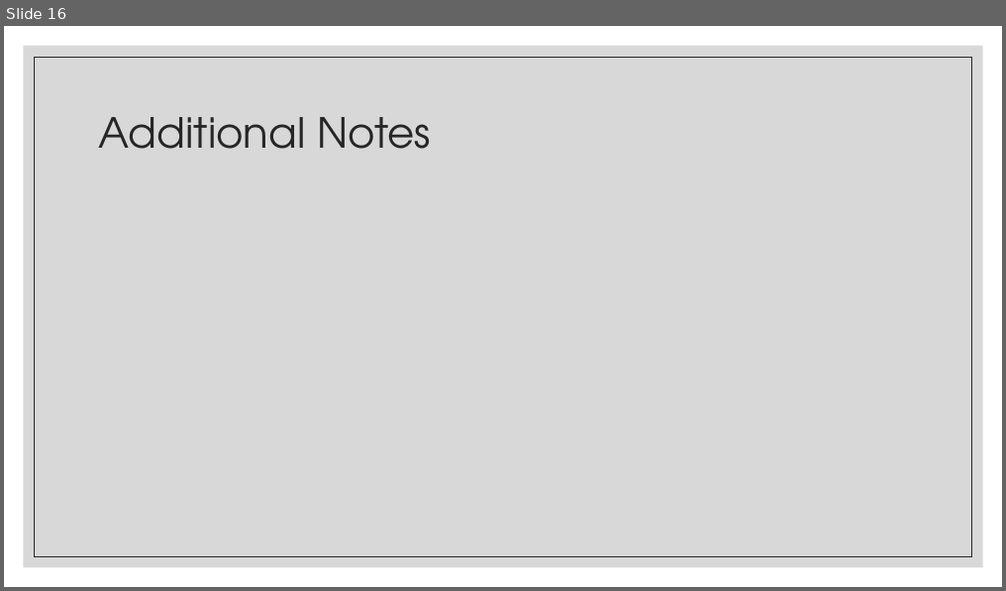
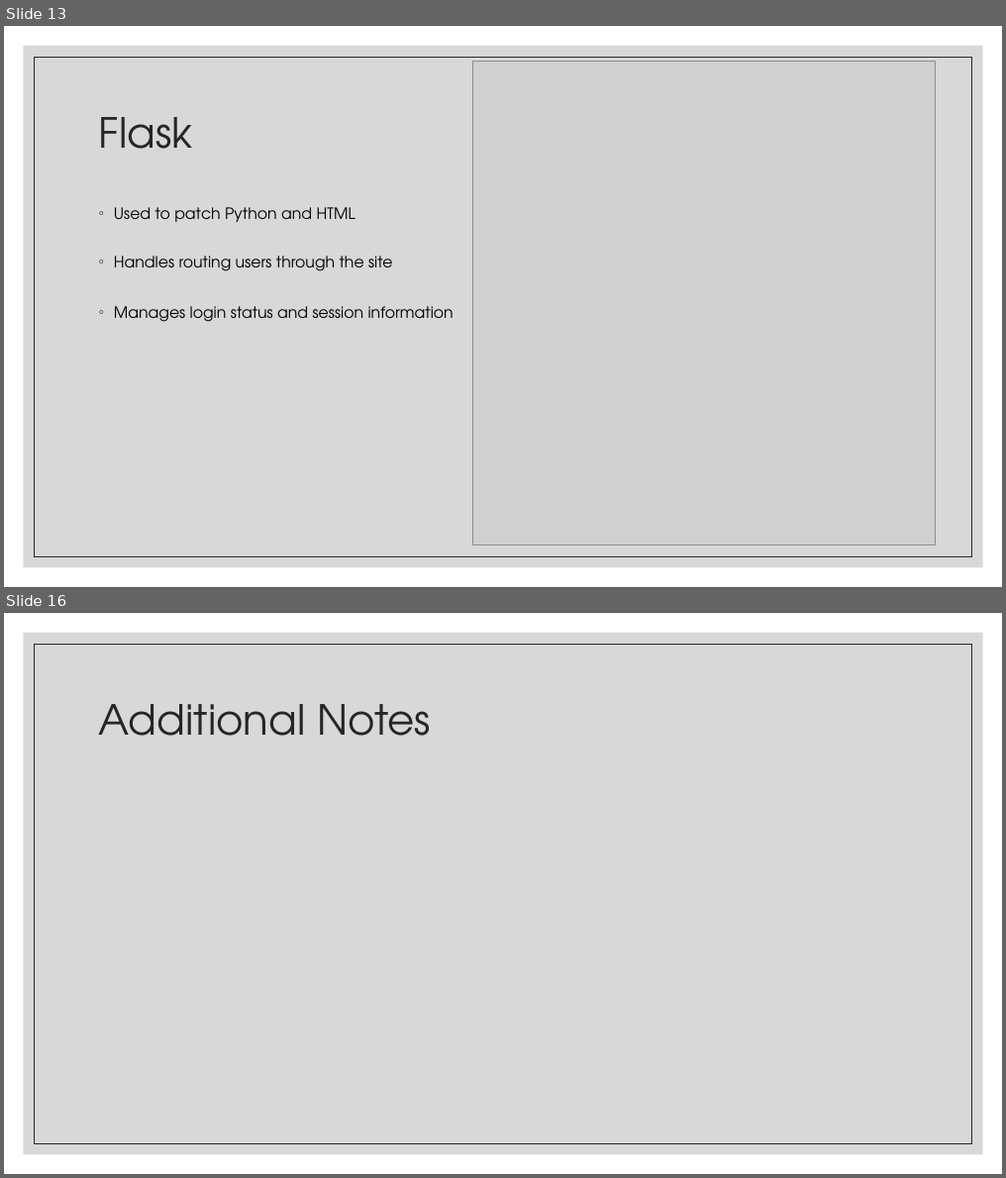
Before and after one commit to KershawK5646/CapstoneProject, a slide deck: Presentation/MakerSpace-1.pptx. Shown one above the other, each under a label of ours: slide 16 before the commit, slides 13 and 16 after it; the slides between them are not shown. The pictures are 1006x591 and 1006x1178 pixels, drawn with LibreOffice and Linux fonts; fonts in the diff are those of the drawing; grey boxes stand for pictures. Boxes give left, top, right and bottom in pixels: in the first picture for what was removed or moved away, otherwise in the second. Text is boxed around its words. In the diff, an @@ line names an element or a change of style, - is before the commit and + after.

Commit message:
PPT update

```diff
--- a/Presentation/MakerSpace-1.pptx
+++ b/Presentation/MakerSpace-1.pptx
@@ slide 13 added at [4,26,1002,587], background #FFFFFF; not listed: 2 template elements that a slide beside it also shows @@
@@ picture added at [472,62,936,545] @@
@@ title added at [99,117,193,149], 40 pt, text #262626 @@
+Flask
@@ text added at [114,207,453,322], 15 pt, text #000000 @@
+◦ Used to patch Python and HTML
+◦ Handles routing users through the site
+◦ Manages login status and session information
```
Also in this commit, not shown: 4 other slides added, 5 slides removed.
